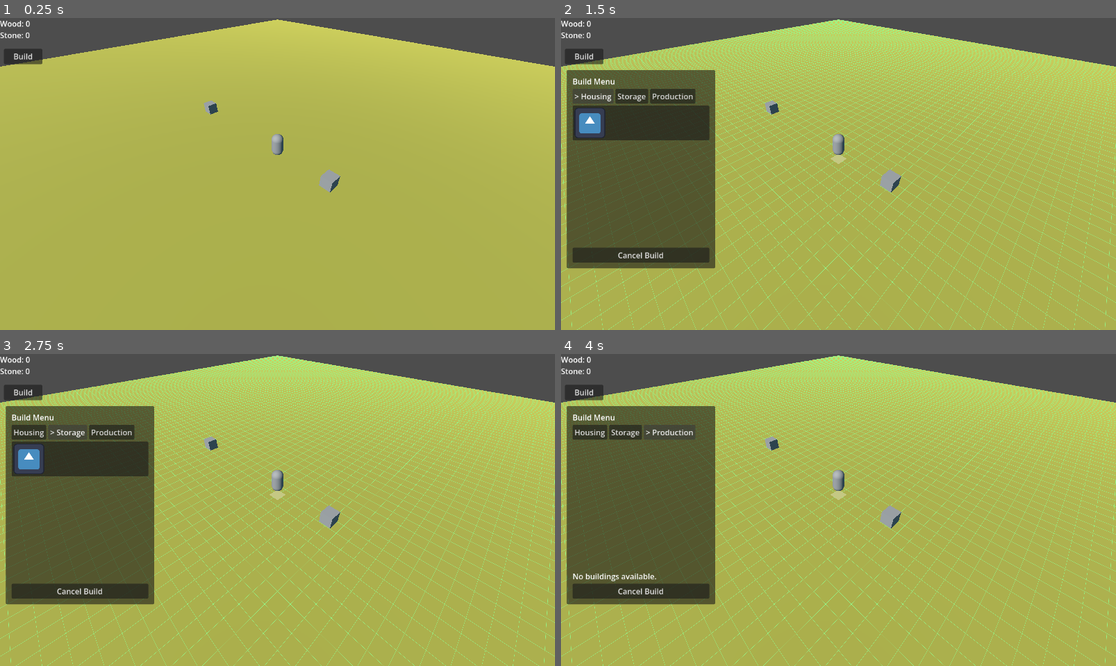
Above: before the commit, frames 1-4 (two rows, left to right).
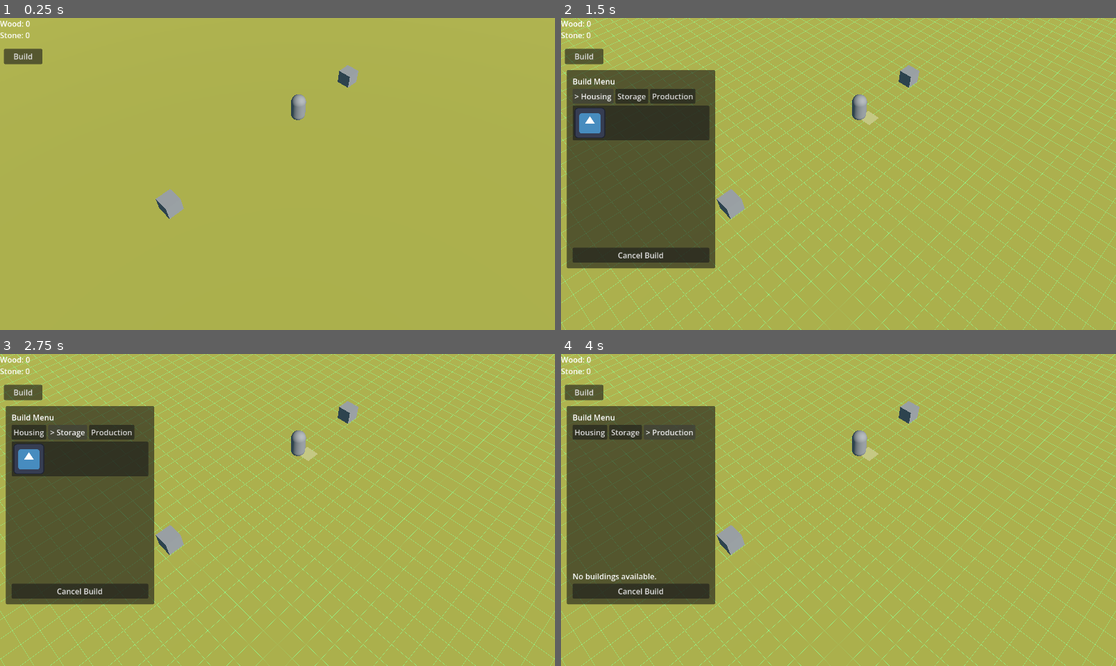
Above: after the commit, the same moments.

Repository: lx18093574415-dev/START
Game: Godot game, scene res://node_3d.tscn
Two runs of this game, one before a commit and one after it. Both use one fixed random seed, a clock stepped at 60 frames per second and the inputs below. The engine's default icon, where the game draws it, is replaced by a stand-in: a white triangle on a blue panel in a dark square.
Inputs:
- Up to frame 1 (0.25 s): no input
- Up to frame 2 (1.5 s): click "Build" at 0.5 s; click "> Housing" at 1.25 s
- Up to frame 3 (2.75 s): click "Storage" at 2 s
- Up to frame 4 (4 s): click "Housing" at 2.75 s; click "Production" at 3.5 s

The runs differ from the first frame. In frame 1, 11% of the frame differs, in the area x 0-100%, y 0-65%; in frame 2, 22%; in frame 3, 22%; in frame 4, 22%, in the area x 0-100%, y 0-100%.
Error in both runs: Invalid access to property or key 'cost_wood' on a base object of type 'Resource (BuildingData)'. (res://Scripts/Player/game_manager.gd:27)

Commit message:
Upload alien colony build data refactor

Diff:
--- a/Scripts/Player/camera_3d.gd
+++ b/Scripts/Player/camera_3d.gd
@@ -1,8 +1,47 @@
 extends Camera3D
 
 @export var target: Node3D
+@export var follow_smoothing := 7.5
+@export var camera_pitch_degrees := 52.0
+@export var camera_yaw_degrees := -45.0
+@export var camera_distance := 22.0
+@export var camera_height := 19.0
+@export var look_ahead := 2.0
+
+
+func _ready():
+	top_level = true
+	fov = 42.0
+	_update_rotation()
+	_snap_to_target()
+
 
 func _process(delta):
-	if target:
-		global_position.x = target.global_position.x + 10
-		global_position.z = target.global_position.z + 10
+	if target == null:
+		return
+
+	_update_rotation()
+
+	var desired_position = _get_desired_position()
+	global_position = global_position.lerp(desired_position, clampf(delta * follow_smoothing, 0.0, 1.0))
+
+
+func _get_desired_position() -> Vector3:
+	var yaw = deg_to_rad(camera_yaw_degrees)
+	var target_anchor = target.global_position + Vector3(0.0, 0.0, -look_ahead)
+	var planar_offset = Vector3(
+		sin(yaw) * camera_distance,
+		0.0,
+		cos(yaw) * camera_distance
+	)
+	return target_anchor + planar_offset + Vector3(0.0, camera_height, 0.0)
+
+
+func _update_rotation():
+	rotation_degrees = Vector3(-camera_pitch_degrees, camera_yaw_degrees, 0.0)
+
+
+func _snap_to_target():
+	if target == null:
+		return
+	global_position = _get_desired_position()
